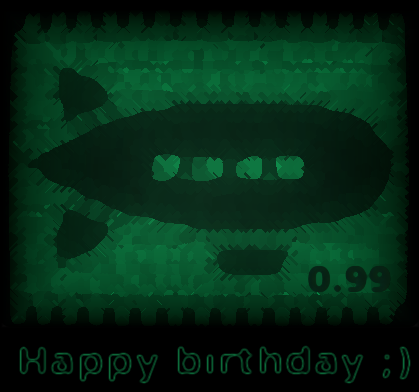
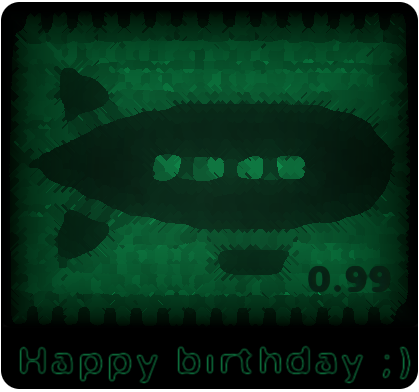
Two versions of the same layered image (w=419, h=392). Layer-by-layer changes:
painted on "zeppe-lin" over <box>0,0,419,392</box>
